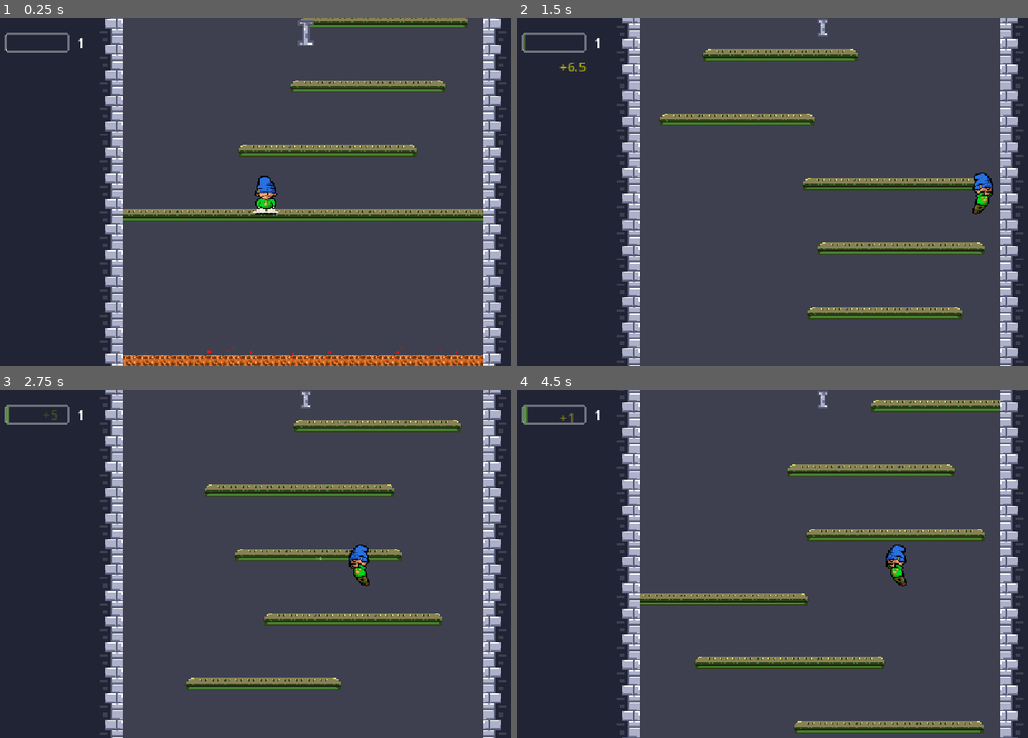
Above: before the commit, frames 1-4 (two rows, left to right).
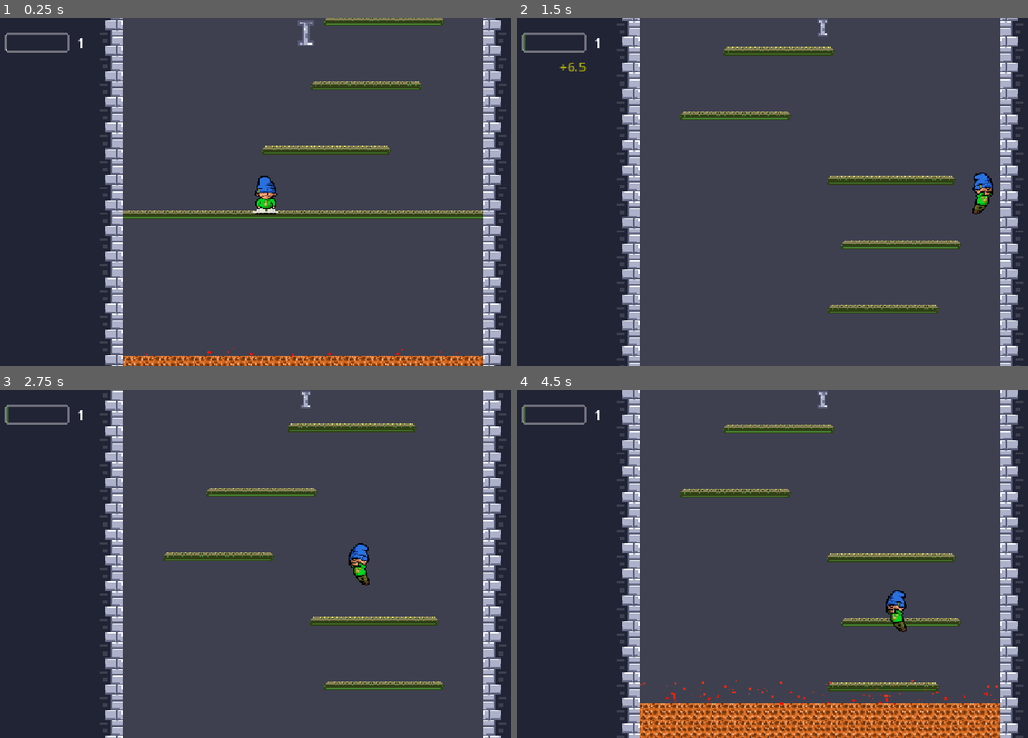
Above: after the commit, the same moments.

Repository: DoktorZnak/ice-tower-dz
Game: Godot game, scene res://scenes/main/main.tscn
The game is run twice, just before and just after one commit, with the same random seed, the same clock (stepped at 60 frames per second) and the same inputs.
Inputs (mouse positions are in pixels of both pictures, inside the frame that each line leads up to):
- Up to frame 1 (0.25 s): no input
- Up to frame 2 (1.5 s): move the mouse to (956, 174) at 0.52 s; hold D (right) from 0.53 s (still down); click (956, 174) at 0.67 s; tap Space (jump) at 0.77 s; move the mouse to (695, 209) at 1.27 s
- Up to frame 3 (2.75 s): tap Space (jump) at 1.52 s; move the mouse to (362, 487) at 2.02 s; release D (right) at 2.03 s; hold A (left) from 2.03 s (still down)
- Up to frame 4 (4.5 s): move the mouse to (787, 633) at 2.77 s; release A (left) at 2.78 s; hold D (right) 2.78-4.28 s; click (787, 633) at 2.92 s; tap Space (jump) at 3.02, 3.77 s; move the mouse to (1007, 616) at 3.52 s; move the mouse to (634, 511) at 4.27 s; hold A (left) from 4.28 s (still down)

The runs differ from the first frame. In frame 1, 8.1% of the frame differs, in the area x 19-100%, y 0-100%; in frame 2, 9.5%; in frame 3, 10%; in frame 4, 22%, in the area x 1-100%, y 0-100%.

Commit message:
color platforms

Diff:
--- a/scenes/_partials/platform_builder/platform/platform.gd
+++ b/scenes/_partials/platform_builder/platform/platform.gd
@@ -21,15 +21,15 @@
 	},
 	3: {
 		'fall_delay': 1000, 'fall_y_offset': 450, 'fall_duration': 6,
-		'colors': {'light_gray': "f5b041", 'dark_blue': "2c1a1a", 'med_gray': "cb4335", 'new_blue': "e67e22", 'mid_blue': "40752e", 'light_blue': "38ab4d"}
+		'colors': {'light_gray': "e89774", 'dark_blue': "2b1b17", 'med_gray': "8c7d70", 'new_blue': "6e3b23", 'mid_blue': "9c5333", 'light_blue': "c27451"}
 	},
 	4: {
 		'fall_delay': 500, 'fall_y_offset': 400, 'fall_duration': 5,
-		'colors': {'light_gray': "adb1c9", 'dark_blue': "212435", 'med_gray': "727590", 'new_blue': "393e5b", 'mid_blue': "40752e", 'light_blue': "38ab4d"}
+		'colors': {'light_gray': "adb1c9", 'dark_blue': "000000", 'med_gray': "727590", 'new_blue': "181a26", 'mid_blue': "575b75", 'light_blue': "7d84aa"}
 	},
 	5: {
 		'fall_delay': 300, 'fall_y_offset': 350, 'fall_duration': 3,
-		'colors': {'light_gray': "5b2c6f", 'dark_blue': "110515", 'med_gray': "4a235a", 'new_blue': "2e4053", 'mid_blue': "40752e", 'light_blue': "38ab4d"}
+		'colors': {'light_gray': "a82b2b", 'dark_blue': "000000", 'med_gray': "727590", 'new_blue': "181a26", 'mid_blue': "575b75", 'light_blue': "7d84aa"}
 	}
 }
 
--- a/scenes/_partials/platform_builder/platform/platform.tscn
+++ b/scenes/_partials/platform_builder/platform/platform.tscn
@@ -6,12 +6,12 @@
 
 [sub_resource type="ShaderMaterial" id="ShaderMaterial_2pnxd"]
 shader = ExtResource("1_dl1tf")
-shader_parameter/target_light_gray = Color(0.53, 0.50773996, 0.33919996, 1)
-shader_parameter/target_dark_blue = Color(0.10558334, 0.14, 0.057400003, 1)
-shader_parameter/target_med_gray = Color(0.17992, 0.26, 0.11439999, 1)
-shader_parameter/target_new_blue = Color(0.18770833, 0.25, 0.087500006, 1)
-shader_parameter/target_mid_blue = Color(0.27125, 0.5, 0.195, 1)
-shader_parameter/target_light_blue = Color(0.84705883, 0.87058824, 0.41568628, 1)
+shader_parameter/target_light_gray = Color(0.678, 0.694, 0.788, 1)
+shader_parameter/target_dark_blue = Color(0, 0, 0, 1)
+shader_parameter/target_med_gray = Color(0.447, 0.459, 0.565, 1)
+shader_parameter/target_new_blue = Color(0.094500005, 0.10282501, 0.15, 1)
+shader_parameter/target_mid_blue = Color(0.341, 0.357, 0.459, 1)
+shader_parameter/target_light_blue = Color(0.49, 0.518, 0.667, 1)
 shader_parameter/color_match_precision = 0.01
 shader_parameter/brightness = 0.0
 shader_parameter/saturation = 1.0
@@ -38,7 +38,6 @@
 
 [node name="Platform" type="TileMapLayer" unique_id=1148782930]
 material = SubResource("ShaderMaterial_2pnxd")
-scale = Vector2(1.4, 1.4)
 tile_map_data = PackedByteArray(0, 0, 255, 255, 0, 0, 1, 0, 1, 0, 0, 0, 0, 0, 0, 0, 0, 0, 1, 0, 1, 0, 0, 0, 0, 0, 1, 0, 0, 0, 1, 0, 2, 0, 0, 0, 0, 0, 254, 255, 0, 0, 1, 0, 0, 0, 0, 0, 0, 0)
 tile_set = SubResource("TileSet_j0qm6")
 script = ExtResource("1_7j252")
--- a/scenes/_partials/player/game_level_track.gd
+++ b/scenes/_partials/player/game_level_track.gd
@@ -2,7 +2,7 @@
 
 var p: Player
 
-const LEVEL_THRESHOLDS = [15, 30, 60, 90]
+const LEVEL_THRESHOLDS = [15, 30, 40, 50]
 
 var game_score = 0
 var current_game_level = 1
